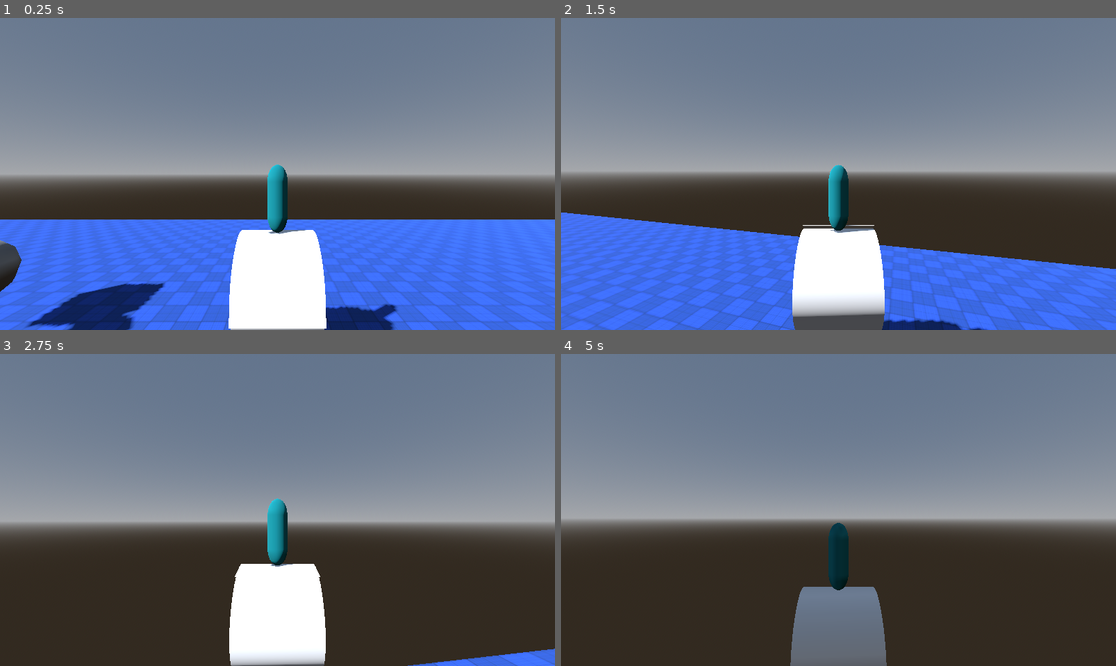
Above: before the commit, frames 1-4 (two rows, left to right).
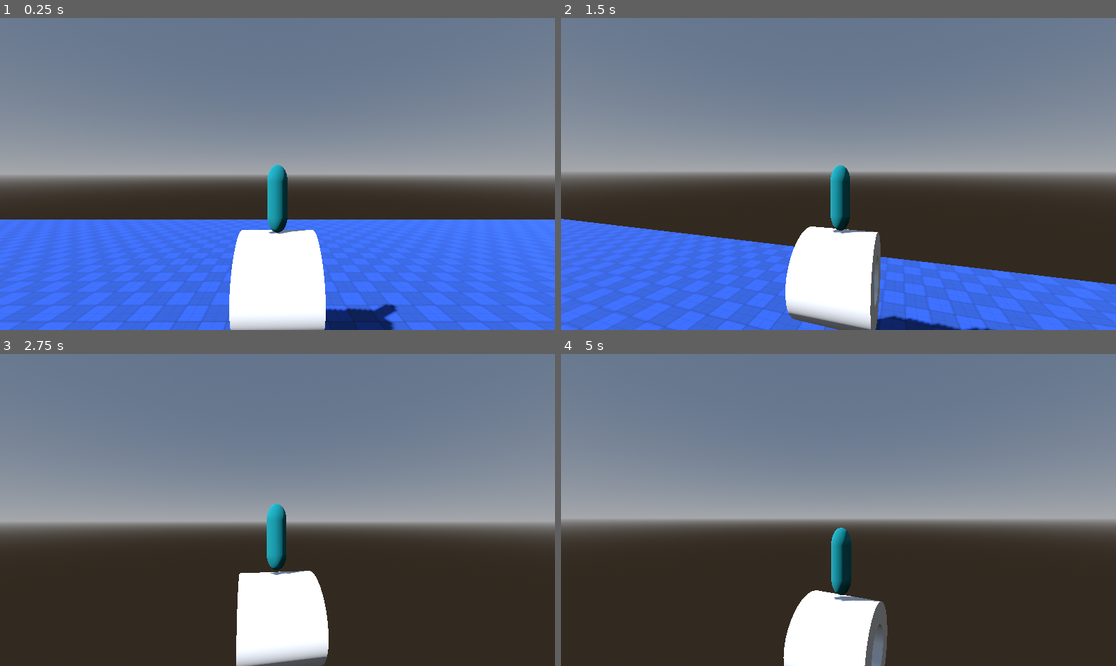
Above: after the commit, the same moments.

Repository: Maxi-F22/PreFlightSoSe25
Game: Godot game, scene res://Scenes/main.tscn
The game is run twice, just before and just after one commit, with the same random seed, the same clock (stepped at 60 frames per second) and the same inputs.
Inputs (mouse positions are in pixels of both pictures, inside the frame that each line leads up to):
- Up to frame 1 (0.25 s): no input
- Up to frame 2 (1.5 s): move the mouse to (866, 174) at 0.52 s; hold W (forward) from 0.53 s (still down); tap Space (jump) at 0.77 s; move the mouse to (810, 174) at 1.27 s
- Up to frame 3 (2.75 s): keep holding W (forward); tap Space (jump) at 1.52 s; move the mouse to (288, 503) at 2.02 s
- Up to frame 4 (5 s): keep holding W (forward); move the mouse to (832, 516) at 2.77 s; tap Space (jump) at 3.02, 3.77, 4.52 s; move the mouse to (877, 513) at 3.52 s; move the mouse to (794, 506) at 4.27 s

The runs differ from the first frame. In frame 1, 3.1% of the frame differs, in the area x 0-65%, y 71-100%; in frame 2, 12%, in the area x 0-100%, y 46-100%; in frame 3, 2.2%; in frame 4, 4.6%.

Commit message:
add paper trail + roll getting smaller

Diff:
--- a/Scenes/main.tscn
+++ b/Scenes/main.tscn
@@ -21,8 +21,6 @@
 background_mode = 2
 background_color = Color(0, 0, 0.184314, 1)
 sky = SubResource("Sky_bo1nx")
-
-[sub_resource type="BoxMesh" id="BoxMesh_bo1nx"]
 
 [node name="Main" type="Node3D"]
 
@@ -61,14 +59,3 @@
 [node name="DirectionalLight3D" type="DirectionalLight3D" parent="."]
 transform = Transform3D(0.5, 0.612372, -0.612372, 0, 0.707107, 0.707107, 0.866025, -0.353553, 0.353553, 0, 0, 0)
 shadow_enabled = true
-
-[node name="MeshInstance3D" type="MeshInstance3D" parent="."]
-transform = Transform3D(1, 0, 0, 0, 1, 0, 0, 0, 1, -11.1364, 1.68179, 0)
-mesh = SubResource("BoxMesh_bo1nx")
-
-[node name="CSGSphere3D" type="CSGSphere3D" parent="."]
-transform = Transform3D(1, 0, 0, 0, 1, 0, 0, 0, 1, -4.5716, 1.4517, 0)
-
-[node name="MeshInstance3D2" type="MeshInstance3D" parent="."]
-transform = Transform3D(1, 0, 0, 0, 1, 0, 0, 0, 1, -6.72731, 3.40457, 0)
-mesh = SubResource("BoxMesh_bo1nx")
--- /dev/null
+++ b/Scenes/paper.tscn
@@ -0,0 +1,12 @@
+[gd_scene load_steps=3 format=3 uid="uid://qxpxuvcku1yp"]
+
+[ext_resource type="Material" uid="uid://3ryxu44uhhuj" path="res://Assets/Mats/paperwhite.tres" id="1_thabk"]
+
+[sub_resource type="BoxMesh" id="BoxMesh_4urcx"]
+
+[node name="Node3D" type="Node3D"]
+
+[node name="MeshInstance3D" type="MeshInstance3D" parent="."]
+transform = Transform3D(1.1, 0, 0, 0, 0.01, 0, 0, 0, 1.1, 0, 0, 0)
+material_override = ExtResource("1_thabk")
+mesh = SubResource("BoxMesh_4urcx")
--- a/Scenes/player.tscn
+++ b/Scenes/player.tscn
@@ -1,12 +1,9 @@
-[gd_scene load_steps=8 format=3 uid="uid://diundtpp6gn0q"]
+[gd_scene load_steps=7 format=3 uid="uid://cpgx7ofcfmaie"]
 
 [ext_resource type="Script" uid="uid://cft6xavystj83" path="res://Scripts/player.gd" id="1_cvnsp"]
 [ext_resource type="Material" uid="uid://3ryxu44uhhuj" path="res://Assets/Mats/paperwhite.tres" id="1_v0iea"]
 
 [sub_resource type="StandardMaterial3D" id="StandardMaterial3D_cvnsp"]
-
-[sub_resource type="BoxMesh" id="BoxMesh_6t5aa"]
-size = Vector3(0.001, 1.1, 0.4)
 
 [sub_resource type="StandardMaterial3D" id="StandardMaterial3D_fkybt"]
 albedo_color = Color(0.0235294, 0.501961, 0.533333, 1)
@@ -19,7 +16,6 @@
 
 [node name="Player" type="CharacterBody3D"]
 script = ExtResource("1_cvnsp")
-mouse_sensitivity = 0.005
 
 [node name="CameraPivot" type="Node3D" parent="."]
 transform = Transform3D(1, 0, 0, 0, 1, 0, 0, 0, 1, 0, 1.5, 0)
@@ -46,16 +42,6 @@
 sides = 36
 material = SubResource("StandardMaterial3D_cvnsp")
 
-[node name="MeshInstance3D" type="MeshInstance3D" parent="Visuals/ToiletRoll"]
-transform = Transform3D(0.978057, -1.71227e-08, -0.208338, 1.4227e-08, 1, -1.53975e-08, 0.208338, 1.20956e-08, 0.978057, -0.681717, -7.50617e-11, 3.2813e-18)
-material_override = ExtResource("1_v0iea")
-mesh = SubResource("BoxMesh_6t5aa")
-
-[node name="MeshInstance3D2" type="MeshInstance3D" parent="Visuals/ToiletRoll"]
-transform = Transform3D(0.978057, -1.71227e-08, -0.208338, 1.4227e-08, 1, -1.53975e-08, 0.208338, 1.20956e-08, 0.978057, 0.690955, 5.99263e-08, -2.61946e-15)
-material_override = ExtResource("1_v0iea")
-mesh = SubResource("BoxMesh_6t5aa")
-
 [node name="Avatar" type="MeshInstance3D" parent="Visuals"]
 transform = Transform3D(0.3, 0, 0, 0, 0.5, 0, 0, 0, 0.3, 0, 1.17601, 0)
 material_override = SubResource("StandardMaterial3D_fkybt")
--- a/Scripts/player.gd
+++ b/Scripts/player.gd
@@ -1,23 +1,36 @@
 extends CharacterBody3D
 
 @onready var _camera_pivot := $CameraPivot as Node3D
-@onready var _toilet_roll := $Visuals/ToiletRoll as Node3D
+@onready var _toilet_roll := $Visuals/ToiletRoll as CSGCylinder3D
 
-@export_range(0.0, 1.0) var mouse_sensitivity = 0.01
+@export_range(0.0, 1.0) var mouse_sensitivity = 0.005
 @export var tilt_limit = deg_to_rad(60)
 
-const SPEED = 5.0
+const SPEED = 6.0
 const JUMP_VELOCITY = 4.5
+const ROTATION_SPEED = 1.8
+const ROLL_ROTATION_SPEED = 2.0
+const PAPER_DISTANCE_THRESHOLD = 1.0
 
 var mouse_captured := false
 
-var is_moving := false
-var is_moving_forward := false
+var roll_percentage := 100.0
+
+var main_scene = null
+var paper_scene = null
+var toilet_paper = null
 
 var initial_camera_offset := Vector3.ZERO
+var initial_roll_scale := 0.0
+var last_paper_position := Vector3.ZERO
 
 func _ready():
 	capture_mouse()
+
+	initial_roll_scale = _toilet_roll.radius
+
+	paper_scene = load("res://Scenes/paper.tscn")
+	main_scene = get_tree().current_scene
 
 	# Speichere den ursprünglichen lokalen Offset der Kamera
 	initial_camera_offset = _camera_pivot.position
@@ -26,17 +39,15 @@
 	# Setze die anfängliche Position
 	_camera_pivot.global_position = global_position + initial_camera_offset
 
+
 func _physics_process(delta):
 	_camera_pivot.global_position = global_position + initial_camera_offset
 
-	if is_moving:
-		rotation.y = _camera_pivot.rotation.y
-
-		# Rotate toilet roll around world x axis
-		if Input.is_action_pressed("forward"):
-			_toilet_roll.rotate(Vector3(1, 0, 0), -delta * 2.0)
-		elif Input.is_action_pressed("back"):
-			_toilet_roll.rotate(Vector3(1, 0, 0), delta * 2.0)
+	# Handle Left/Right rotation.
+	if Input.is_action_pressed("left"):
+		rotation.y += ROTATION_SPEED * delta
+	elif Input.is_action_pressed("right"):
+		rotation.y -= ROTATION_SPEED * delta
 
 	# Add the gravity.
 	if not is_on_floor():
@@ -48,16 +59,49 @@
 
 	# Get the input direction and handle the movement/deceleration.
 	var input_dir = Input.get_vector("left", "right", "forward", "back")
-	var direction = (transform.basis * Vector3(input_dir.x, 0, input_dir.y)).normalized()
+	var direction = (transform.basis * Vector3(0, 0, input_dir.y)).normalized()
 
 	if direction:
 		velocity.x = direction.x * SPEED
 		velocity.z = direction.z * SPEED
-		is_moving = true
+
+		# Rotate toilet roll around world x axis
+		if Input.is_action_pressed("forward"):
+			_toilet_roll.rotate(Vector3(1, 0, 0), -delta * ROTATION_SPEED)
+		elif Input.is_action_pressed("back"):
+			_toilet_roll.rotate(Vector3(1, 0, 0), delta * ROTATION_SPEED)
+
+		# Make paper trail if moving and on floor every 0.5 units
+		if is_on_floor():
+			roll_percentage -= delta * 10.0  # Decrease roll percentage over time
+			roll_percentage = clamp(roll_percentage, 20, 100)
+
+			# Scale the toilet roll based on the roll percentage
+			var scale_factor = roll_percentage / 100.0
+			_toilet_roll.radius = initial_roll_scale * scale_factor
+
+			if roll_percentage <= 48:
+				# Reset the roll when it runs out
+				roll_percentage = 100.0
+				_toilet_roll.radius = initial_roll_scale
+
+			 # Calculate distance from last paper position
+			var current_pos = Vector3(position.x, 0, position.z)  # Ignore Y for distance calculation
+			var distance = current_pos.distance_to(Vector3(last_paper_position.x, 0, last_paper_position.z))
+
+			# Only spawn paper if we've moved far enough
+			if distance >= PAPER_DISTANCE_THRESHOLD:
+				toilet_paper = paper_scene.instantiate()
+				toilet_paper.position = Vector3(position.x, 0.01, position.z)
+				toilet_paper.rotation = Vector3(0, rotation.y, 0)
+				main_scene.add_child(toilet_paper)
+
+				# Update last paper position
+				last_paper_position = position
+
 	else:
 		velocity.x = move_toward(velocity.x, 0, SPEED)
 		velocity.z = move_toward(velocity.z, 0, SPEED)
-		is_moving = false
 
 	move_and_slide()
 
@@ -67,6 +111,7 @@
 		_camera_pivot.rotation.x -= event.relative.y * mouse_sensitivity
 		# Prevent the camera from rotating too far up or down.
 		_camera_pivot.rotation.x = clampf(_camera_pivot.rotation.x, -tilt_limit, tilt_limit)
+
 		_camera_pivot.rotation.y -= event.relative.x * mouse_sensitivity
 
 	# Toggle mouse capture with Escape key
@@ -76,10 +121,12 @@
 		else:
 			capture_mouse()
 
+
 func capture_mouse():
 	Input.set_mouse_mode(Input.MOUSE_MODE_CAPTURED)
 	mouse_captured = true
 
+
 func release_mouse():
 	Input.set_mouse_mode(Input.MOUSE_MODE_VISIBLE)
 	mouse_captured = false
Not shown: 1 places in Scenes/main.tscn that only renumber resources
